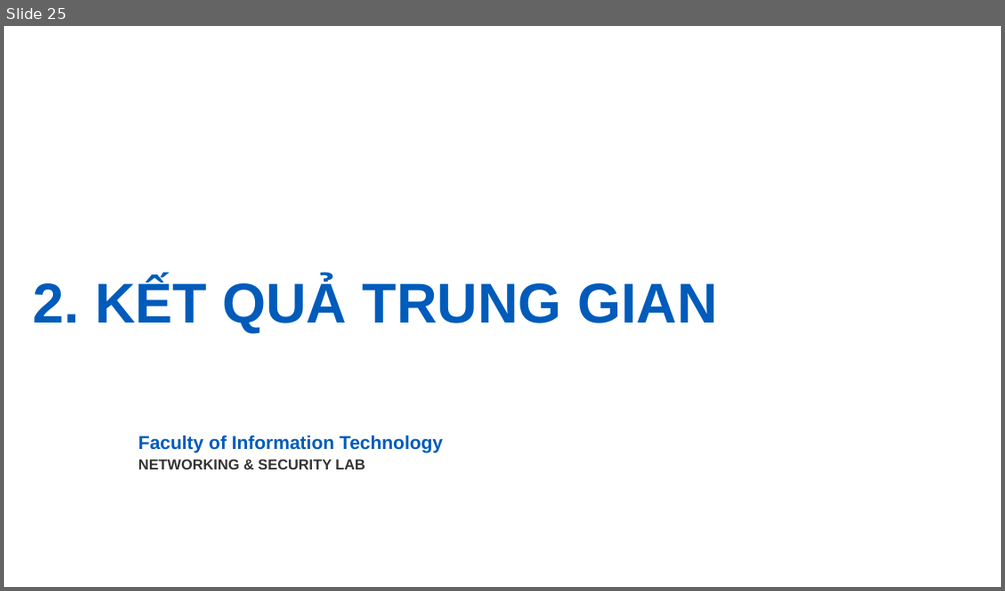
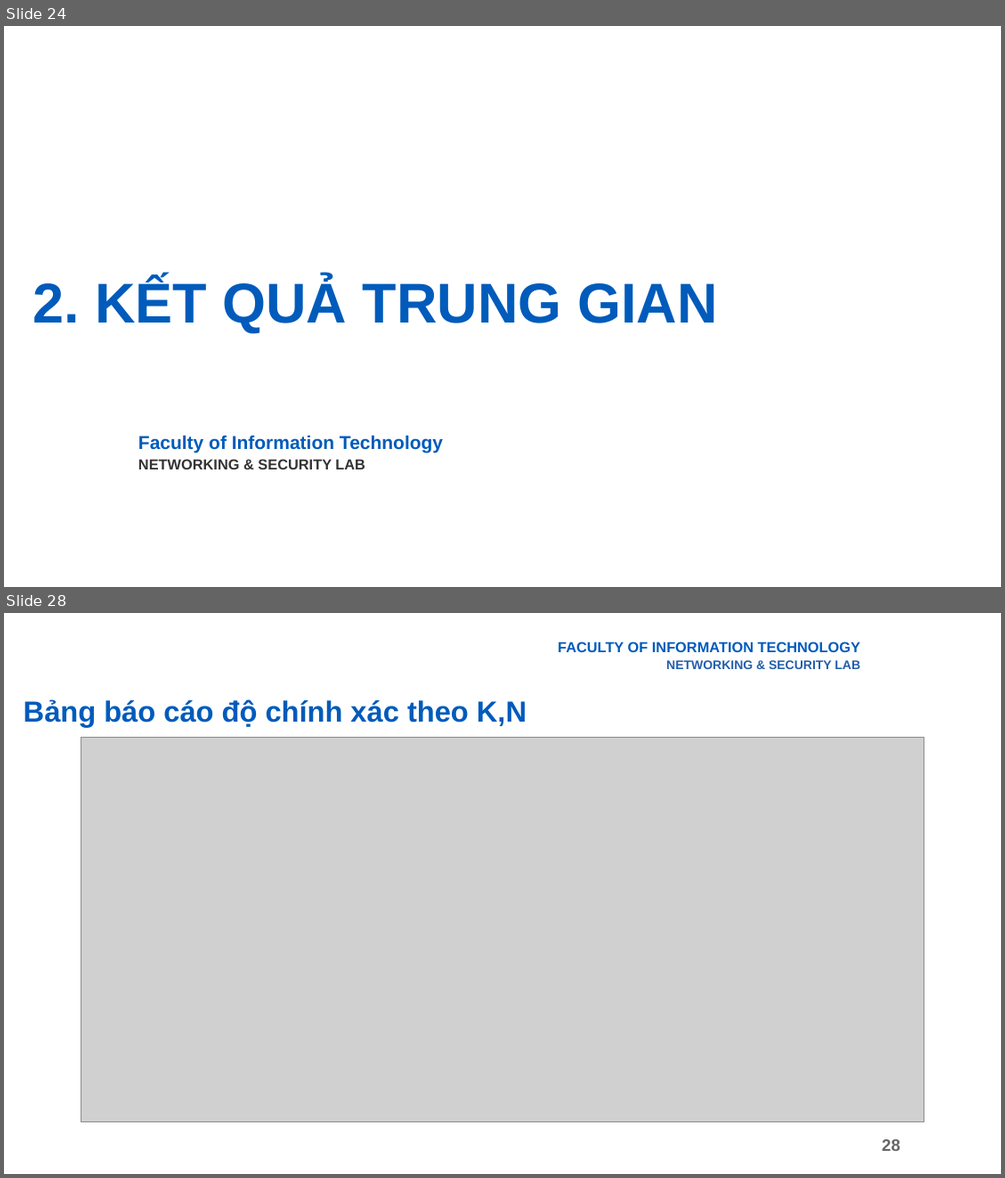
Before and after one commit to giabao2807/digital-signal-processing, a slide deck: abc/Final.pptx. Shown one above the other, each under a label of ours: slide 25 before the commit, slides 24 and 28 after it; the slides between them are not shown. The pictures are 1005x591 and 1005x1178 pixels, drawn with LibreOffice and Linux fonts; fonts in the diff are those of the drawing; grey boxes stand for pictures; background and template pictures are left out. Boxes give left, top, right and bottom in pixels: in the first picture for what was removed or moved away, otherwise in the second. Text is boxed around its words. In the diff, an @@ line names an element or a change of style, - is before the commit and + after.

```diff
--- a/abc/Final.pptx
+++ b/abc/Final.pptx
@@ slide 28 added at <box>4,613,1001,1174</box>, background picture (left out) @@
@@ text added at <box>558,641,860,669</box>, 14 pt, text #005BBB, bold @@
+FACULTY OF INFORMATION TECHNOLOGY
+NETWORKING & SECURITY LAB
@@ title added at <box>24,699,526,727</box>, 28 pt, text #005BBB, bold @@
+Bảng báo cáo độ chính xác theo K,N
@@ picture added at <box>81,737,923,1121</box> @@
@@ page number added at <box>882,1139,900,1151</box>, 16 pt, text #666666, bold @@
+28
@@ what was slide 25 is now slide 24 @@
```
Also in this commit, not shown: 8 slides changed, 9 other slides added, 1 slide removed, 10 other files.
